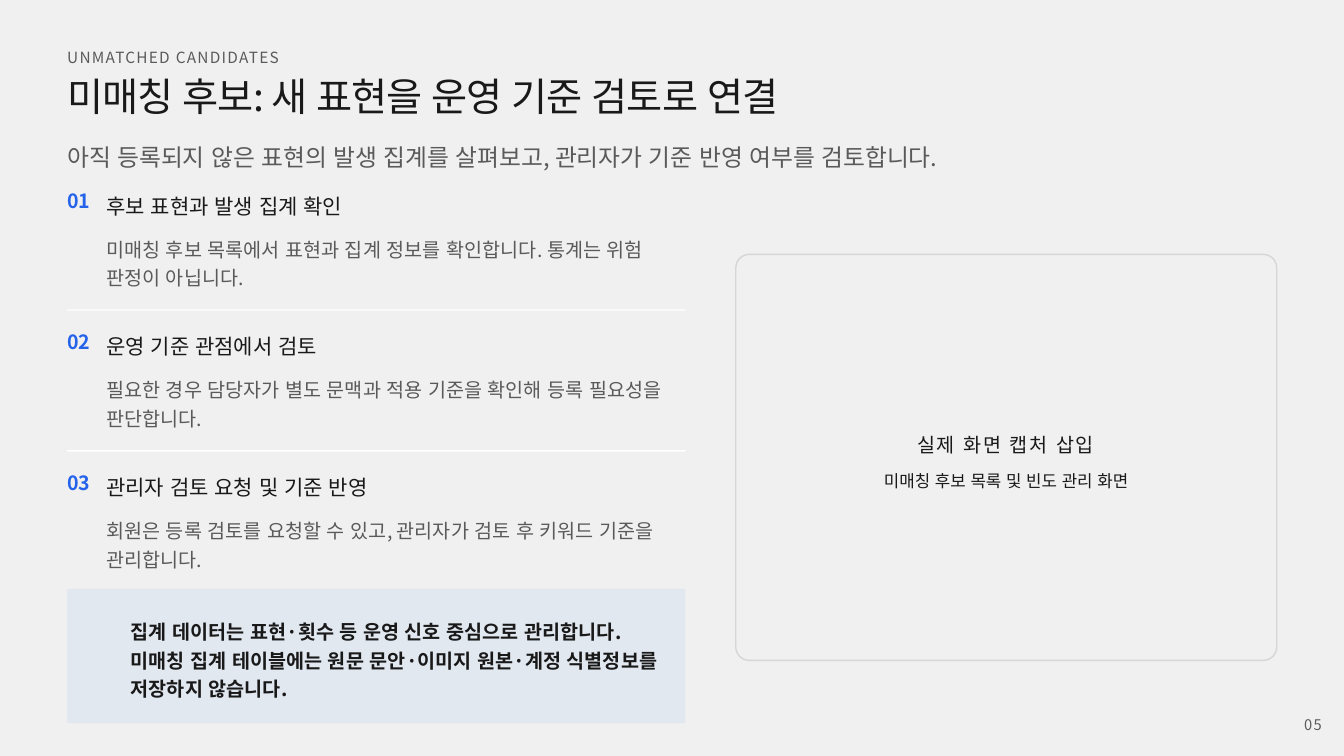
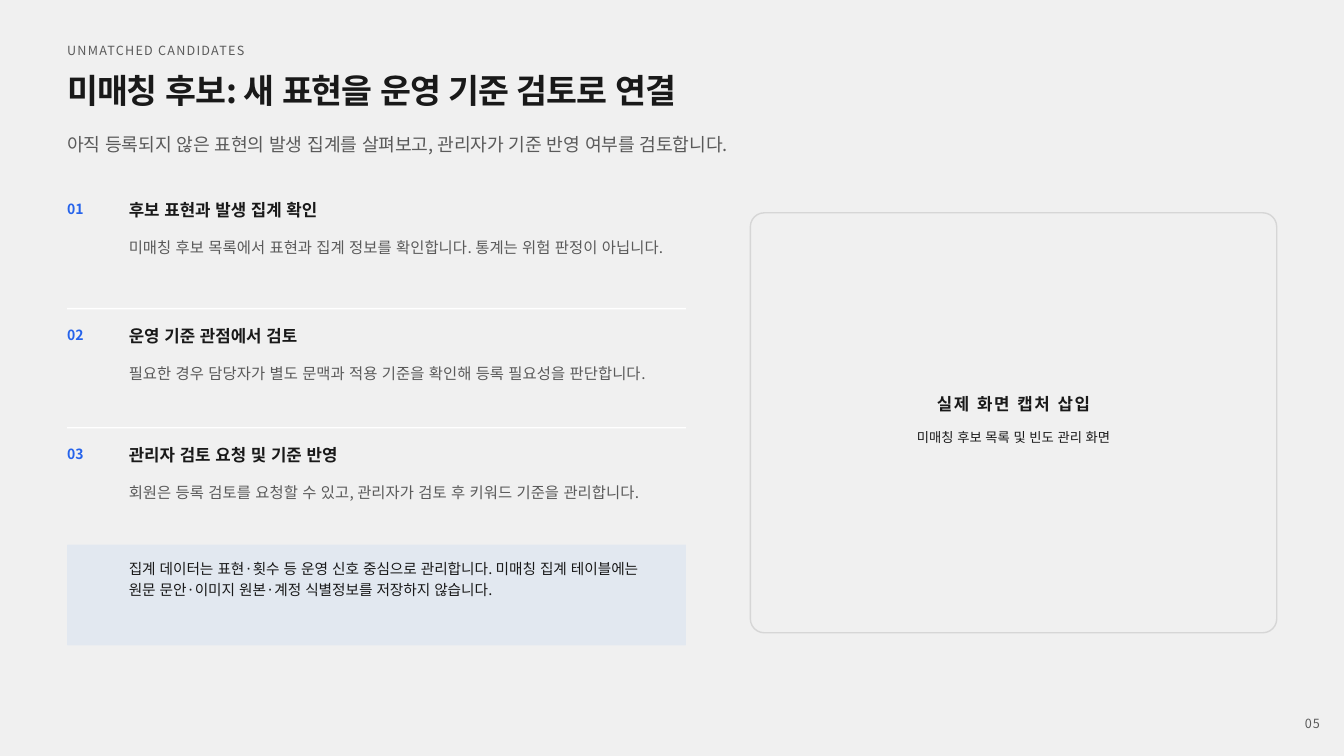
Before and after one commit to rlawlsgura-stack/keyword-risk-analyzer, a slide deck: slide 5 of docs/portfolio/keyword-risk-analyzer-blue-template-style.pptx. Drawn at 1344x756 pixels with LibreOffice and Linux fonts; fonts in the diff are those of the drawing; background and template pictures are left out. Boxes give left, top, right and bottom in pixels: in the first picture for what was removed or moved away, otherwise in the second. Text is boxed around its words. In the diff, an @@ line names an element or a change of style, - is before the commit and + after.

Commit message:
docs: standardize portfolio deck typography and layout

```diff
--- a/docs/portfolio/keyword-risk-analyzer-blue-template-style.pptx
+++ b/docs/portfolio/keyword-risk-analyzer-blue-template-style.pptx
@@ text "UNMATCHED CANDIDATES" at (67,45,244,55): size 11 to 9 pt @@
@@ text "미매칭 후보: 새 표현을 운영 ..." at (67,74,676,106): size 28 to 24 pt, bold on @@
@@ text "아직 등록되지 않은 표현의 발생 ...": place and size @@
-text "아직 등록되지 않은 표현의 발생 ..." at (67,146,938,170)
+text "아직 등록되지 않은 표현의 발생 ..." at (67,136,728,154)
@@ text "아직 등록되지 않은 표현의 발생 ..." at (67,136,728,154): size 17 to 13 pt @@
@@ text "01": place and size @@
-text "01" at (67,193,90,209)
+text "01" at (67,203,83,214)
@@ text "후보 표현과 발생 집계 확인": place and size @@
-text "후보 표현과 발생 집계 확인" at (106,196,343,216)
+text "후보 표현과 발생 집계 확인" at (129,202,317,218)
@@ text "미매칭 후보 목록에서 표현과 집계 ...": place and size @@
-text "미매칭 후보 목록에서 표현과 집계 ..." at (106,240,643,287)
+text "미매칭 후보 목록에서 표현과 집계 ..." at (129,240,663,254)
@@ rounded rectangle: place and size @@
-rounded rectangle at (736,254,1277,660)
+rounded rectangle at (750,213,1276,633)
@@ text "운영 기준 관점에서 검토": place and size @@
-text "운영 기준 관점에서 검토" at (106,336,317,356)
+text "운영 기준 관점에서 검토" at (129,328,297,344)
@@ text "필요한 경우 담당자가 별도 문맥과 ...": place and size @@
-text "필요한 경우 담당자가 별도 문맥과 ..." at (106,380,661,428)
+text "필요한 경우 담당자가 별도 문맥과 ..." at (129,366,646,380)
@@ text "실제 화면 캡처 삽입": place and size @@
-text "실제 화면 캡처 삽입" at (917,435,1094,454)
+text "실제 화면 캡처 삽입" at (937,396,1090,412)
@@ text "실제 화면 캡처 삽입" at (937,396,1090,412): size 14 to 12 pt, bold on; alignment left to centre @@
@@ size 14 to 10 pt in 3 elements at (67,329,83,340), (67,203,83,214), (67,448,83,459) @@
@@ text "03": place and size @@
-text "03" at (67,475,90,491)
+text "03" at (67,448,83,459)
@@ rectangle: place and size @@
-rectangle at (68,451,686,452)
+rectangle at (68,427,687,429)
@@ size 15 to 12 pt, bold on in 3 elements at (129,328,297,344), (129,202,317,218), (129,447,338,463) @@
@@ text "관리자 검토 요청 및 기준 ...": place and size @@
-text "관리자 검토 요청 및 기준 ..." at (106,477,368,497)
+text "관리자 검토 요청 및 기준 ..." at (129,447,338,463)
@@ text "미매칭 후보 목록 및 빈도 ...": place and size @@
-text "미매칭 후보 목록 및 빈도 ..." at (884,473,1128,489)
+text "미매칭 후보 목록 및 빈도 ..." at (917,431,1110,443)
@@ text "미매칭 후보 목록 및 빈도 ..." at (917,431,1110,443): size 12 to 9.5 pt; alignment left to centre @@
@@ size 14 to 11 pt in 3 elements at (129,240,663,254), (129,366,646,380), (129,485,640,501) @@
@@ text "회원은 등록 검토를 요청할 수 ...": place and size @@
-text "회원은 등록 검토를 요청할 수 ..." at (106,521,653,569)
+text "회원은 등록 검토를 요청할 수 ..." at (129,485,640,501)
@@ rounded rectangle: place and size @@
-rounded rectangle at (68,589,686,723)
+rounded rectangle at (68,544,687,645)
@@ text "집계 데이터는 표현·횟수 등 운영 ...": place and size @@
-text "집계 데이터는 표현·횟수 등 운영 ..." at (131,622,657,698)
+text "집계 데이터는 표현·횟수 등 운영 ..." at (129,561,638,596)
@@ text "집계 데이터는 표현·횟수 등 운영 ..." at (129,561,638,596): size 14 to 10.5 pt, bold off @@
@@ text "05" at (1305,718,1320,728): size 10.5 to 9 pt @@
```
Also in this commit, not shown: 9 other slides changed, 1 other file.
